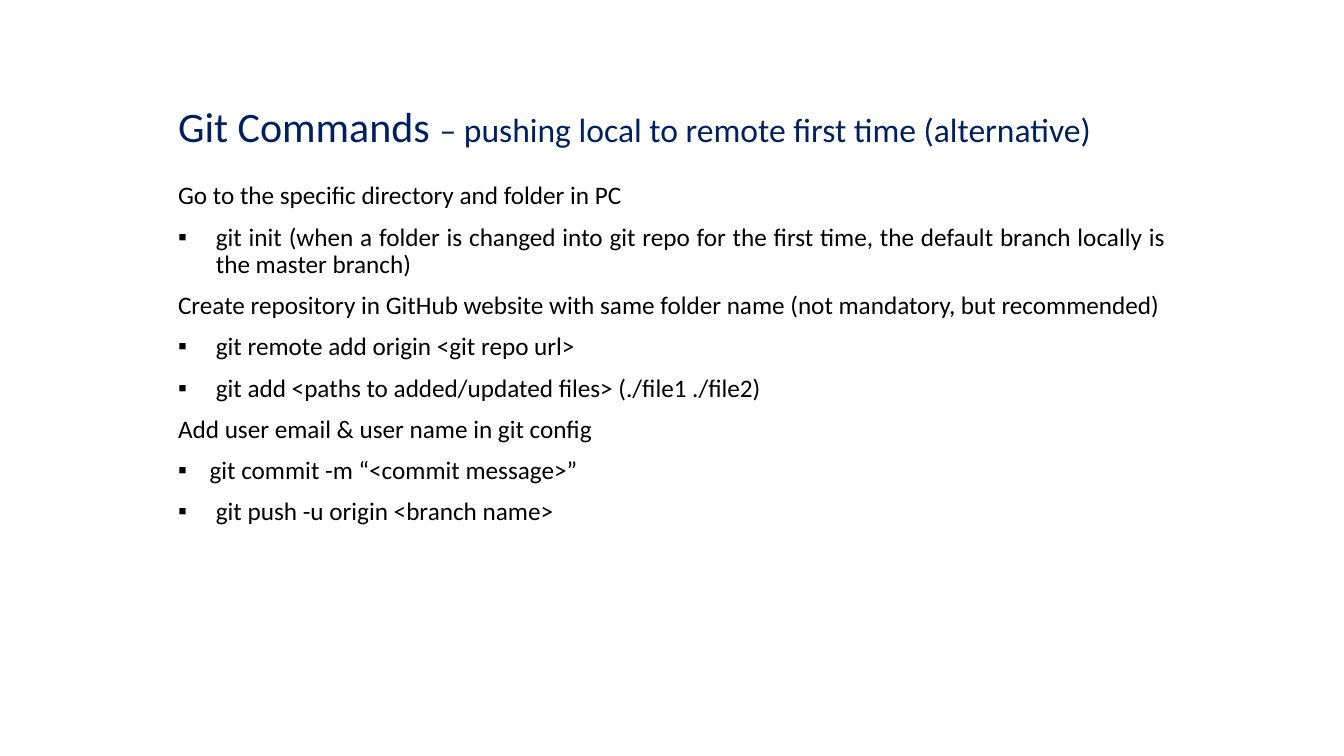
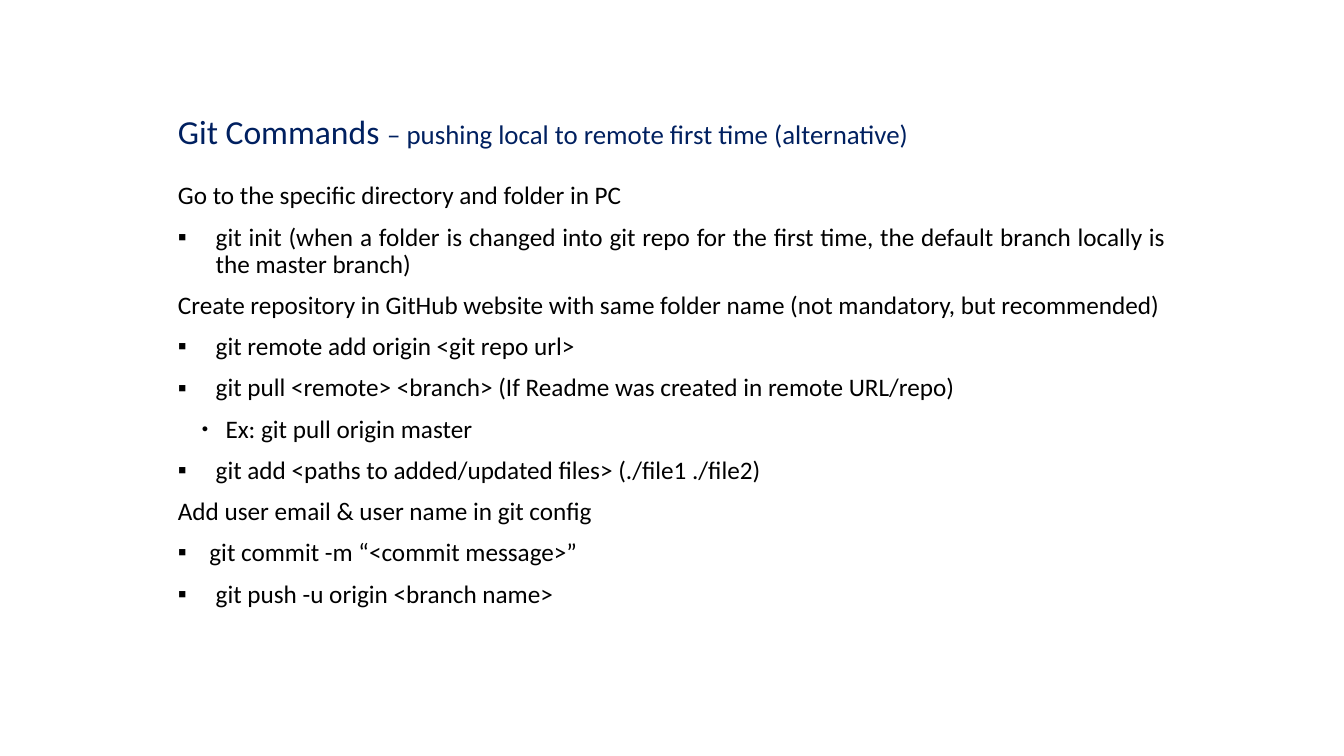
Before and after one commit to sumr4693/software_training, a slide deck: slide 9 of git/git_basics.pptx. Drawn at 1344x756 pixels with LibreOffice and Linux fonts; fonts in the diff are those of the drawing. Boxes give left, top, right and bottom in pixels: in the first picture for what was removed or moved away, otherwise in the second. Text is boxed around its words. In the diff, an @@ line names an element or a change of style, - is before the commit and + after.

Commit message:
Small update in importing local to remote repo - Git

```diff
--- a/git/git_basics.pptx
+++ b/git/git_basics.pptx
@@ text "Git Commands – pushing local ..." at [178,120,908,149]: size 30 to 24 pt in "Git Commands"; size 24 to 19.2 pt in "– pushing local to remote first time ..." @@
@@ text at [178,186,1165,608]: indent changed @@
@@ text at [216,377,954,443]: paragraphs added @@
+▪ git pull <remote> <branch> (If Readme was created in remote URL/repo)
+  ● Ex: git pull origin master
```
Also in this commit, not shown: 7 other slides changed.
